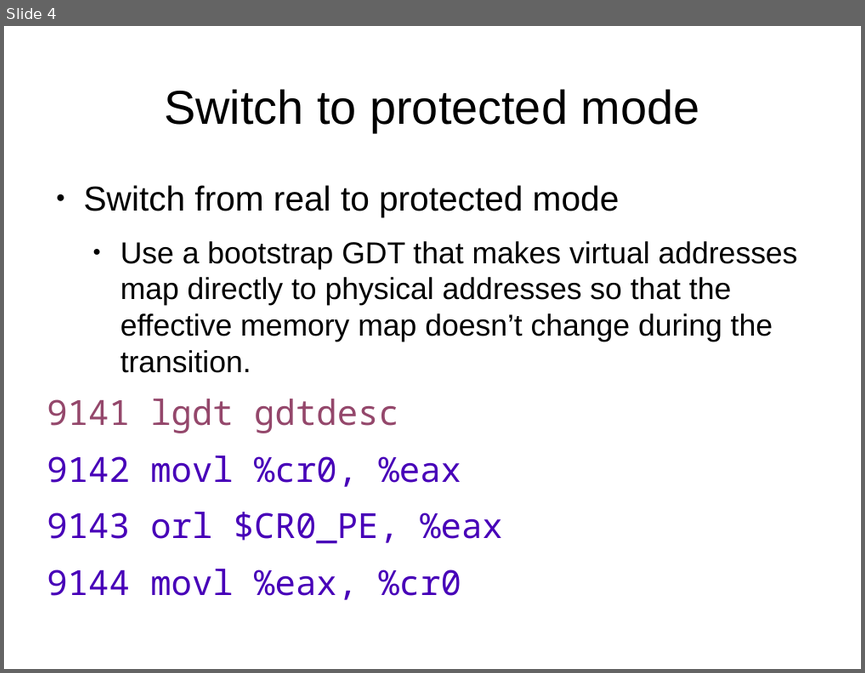
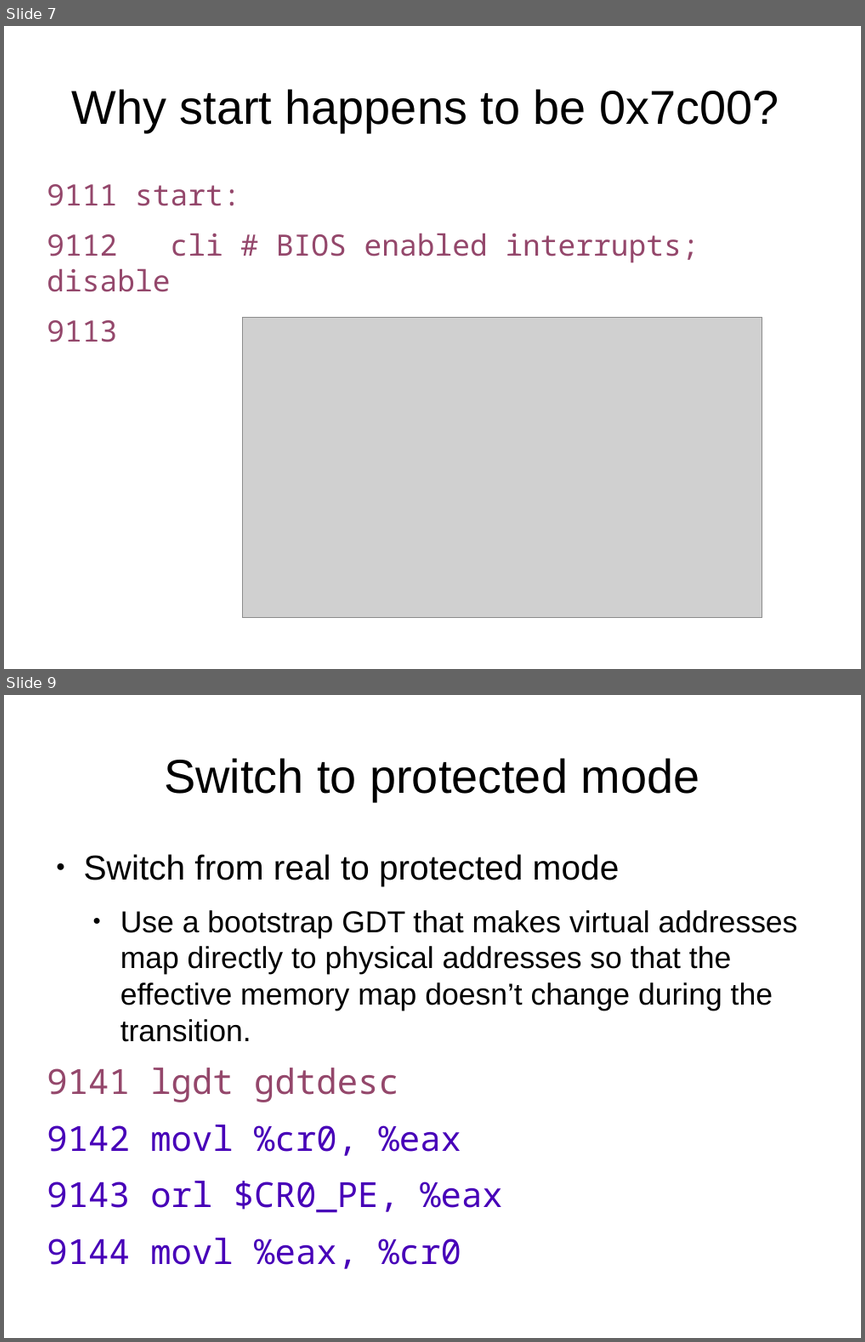
Before and after one commit to antonburtsev/cs5460, a slide deck: lecture07-system-boot/lecture07-system-boot.odp. Shown one above the other, each under a label of ours: slide 4 before the commit, slides 7 and 9 after it; the slides between them are not shown. The pictures are 865x673 and 865x1342 pixels, drawn with LibreOffice and Linux fonts; fonts in the diff are those of the drawing; grey boxes stand for pictures. Boxes give left, top, right and bottom in pixels: in the first picture for what was removed or moved away, otherwise in the second. Text is boxed around its words. In the diff, an @@ line names an element or a change of style, - is before the commit and + after.

```diff
--- a/lecture07-system-boot/lecture07-system-boot.odp
+++ b/lecture07-system-boot/lecture07-system-boot.odp
@@ slide 7 added at box(4, 26, 861, 669), background #FFFFFF @@
@@ title added at box(72, 89, 778, 132), 44 pt, text #000000 @@
+Why start happens to be 0x7c00?
@@ text added at box(46, 184, 699, 342), 27.2 pt, text #94476B @@
+9111 start:
+9112 cli # BIOS enabled interrupts; disable
+9113
@@ picture added at box(243, 318, 762, 618) @@
@@ what was slide 4 is now slide 9 @@
```
Also in this commit, not shown: 8 slides changed, 8 other slides added, 1 other file.
